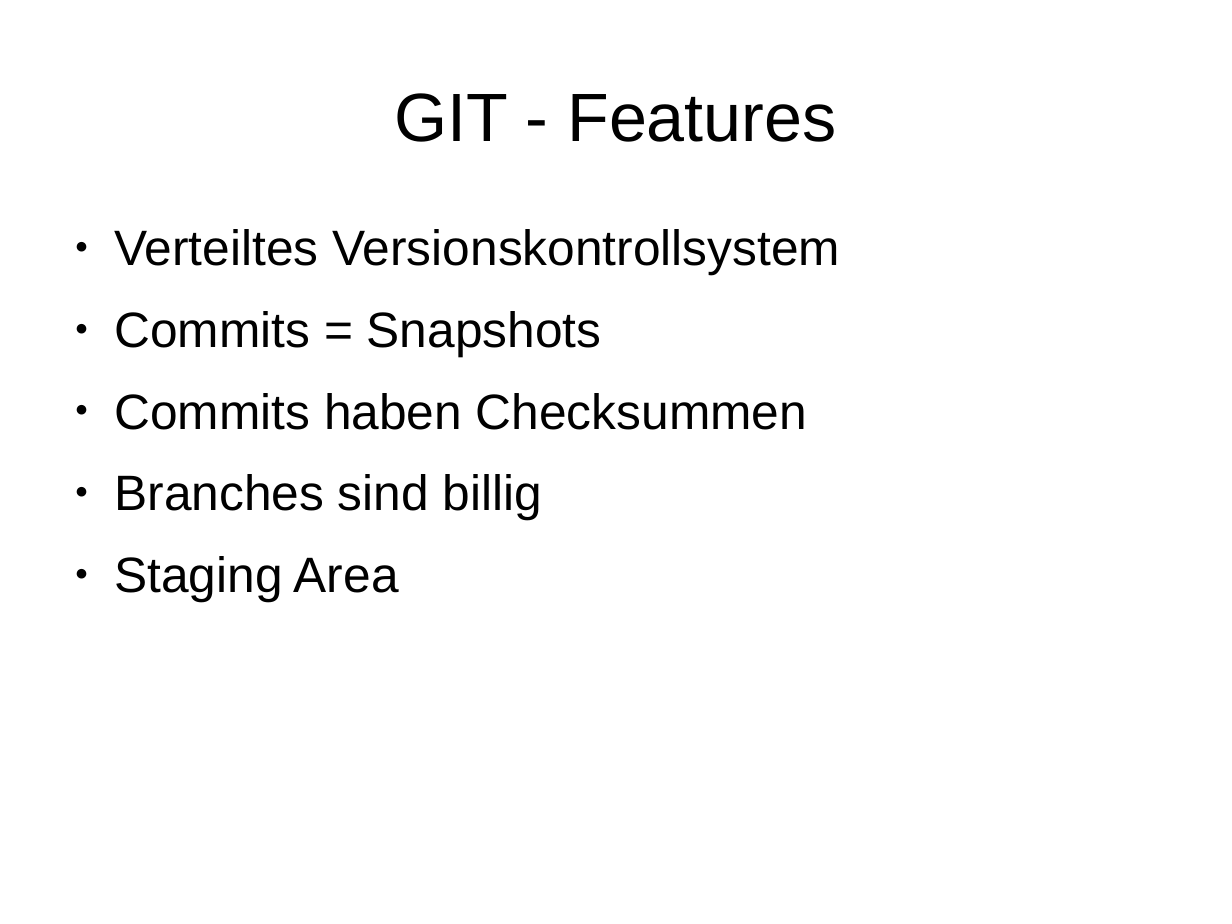
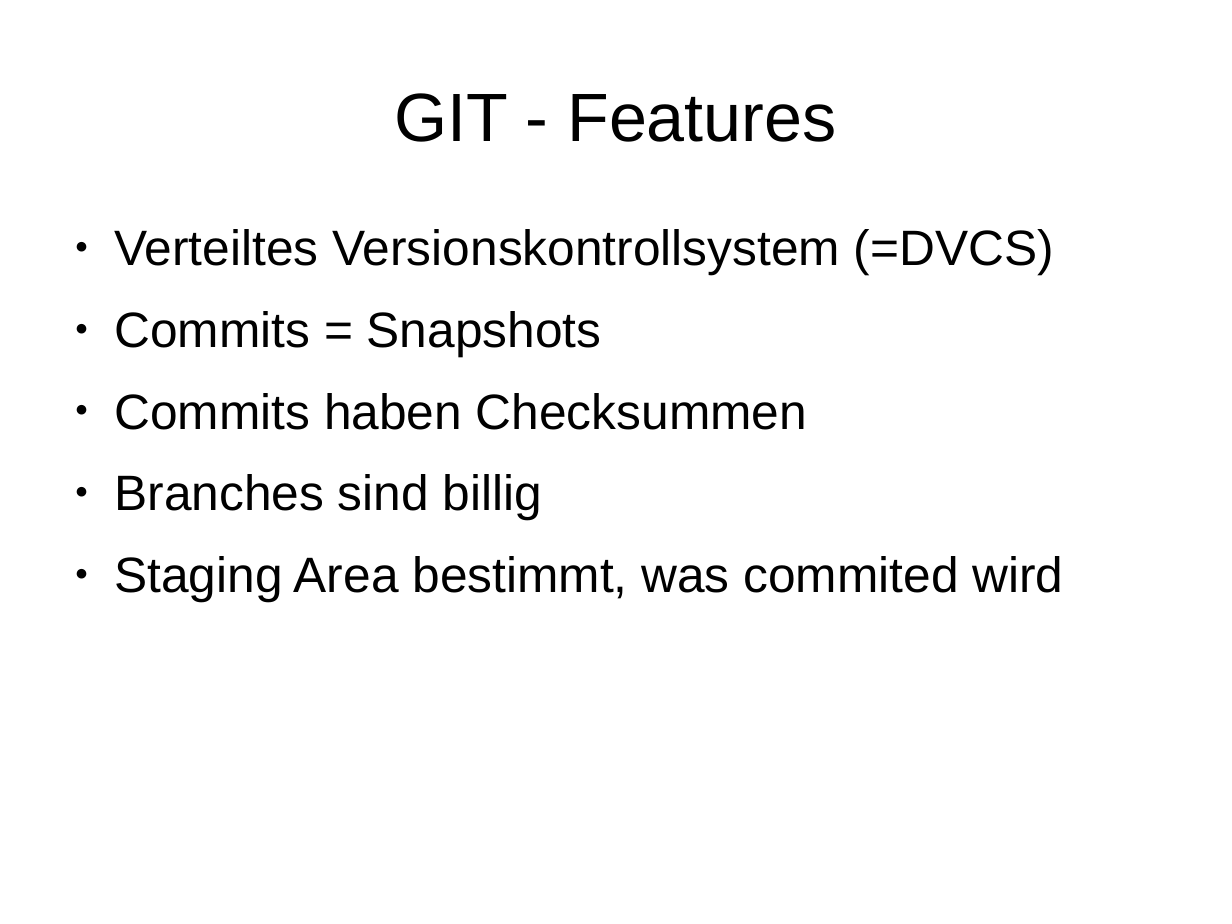
Before and after one commit to dhiller/presentations, a slide deck: slide 4 of Git Basics.odp. Drawn at 1232x924 pixels with LibreOffice and Linux fonts; fonts in the diff are those of the drawing. Boxes give left, top, right and bottom in pixels: in the first picture for what was removed or moved away, otherwise in the second. Text is boxed around its words. In the diff, an @@ line names an element or a change of style, - is before the commit and + after.

```diff
--- a/Git Basics.odp
+++ b/Git Basics.odp
@@ text at [114, 229, 1054, 275]: text changed @@
-● Verteiltes Versionskontrollsystem
+● Verteiltes Versionskontrollsystem (=DVCS)
@@ text at [114, 556, 1063, 601]: text changed @@
-● Staging Area
+● Staging Area bestimmt, was commited wird
```
Also in this commit, not shown: 5 other slides changed, 1 slide added, 1 other file.
